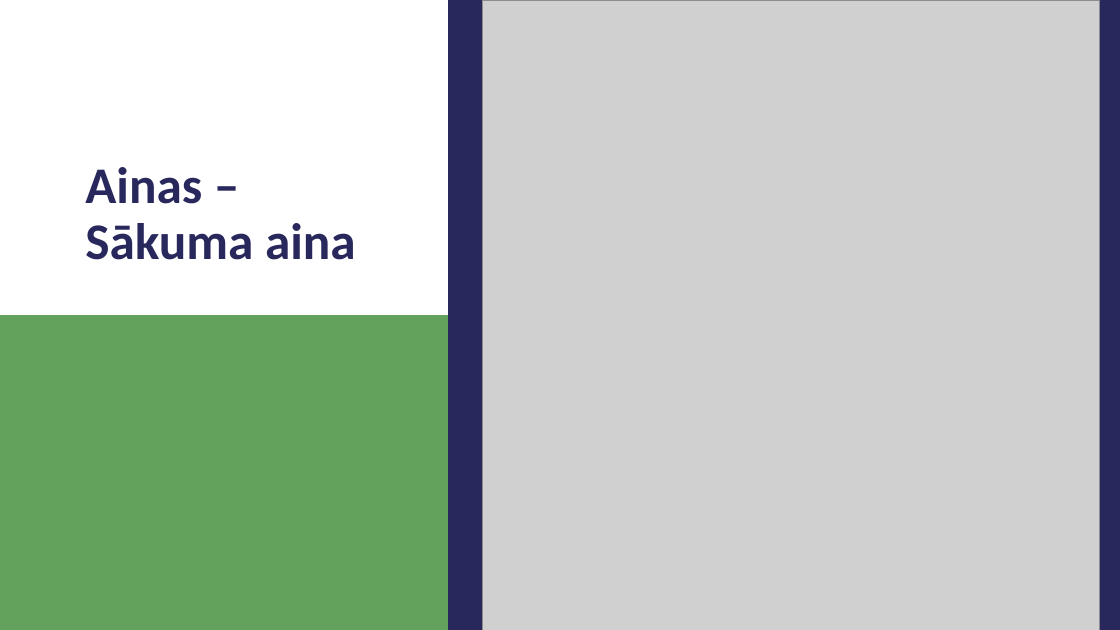
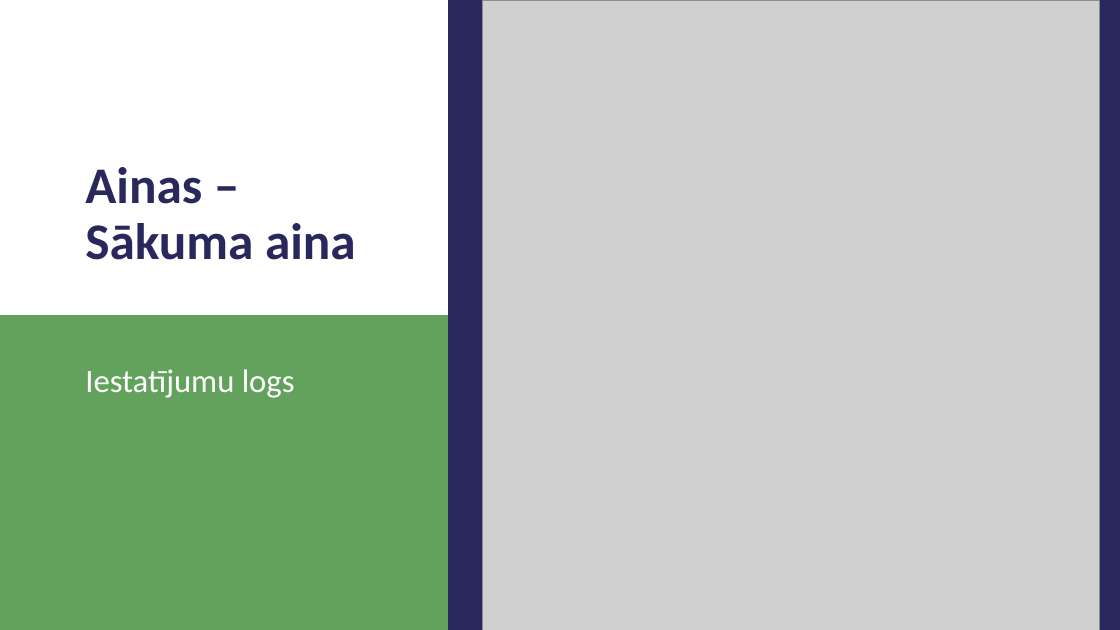
Before and after one commit to 1ivyatan/drumstalotajs, a slide deck: slide 7 of Documentation/Prezentācija.pptx. Drawn at 1120x630 pixels with LibreOffice and Linux fonts; fonts in the diff are those of the drawing; grey boxes stand for pictures. Boxes give left, top, right and bottom in pixels: in the first picture for what was removed or moved away, otherwise in the second. Text is boxed around its words. In the diff, an @@ line names an element or a change of style, - is before the commit and + after.

```diff
--- a/Documentation/Prezentācija.pptx
+++ b/Documentation/Prezentācija.pptx
@@ text added at (85,369,295,398), 28 pt, text #FFFFFF @@
+Iestatījumu logs
```
Also in this commit, not shown: 6 other slides changed, 21 slides added.
